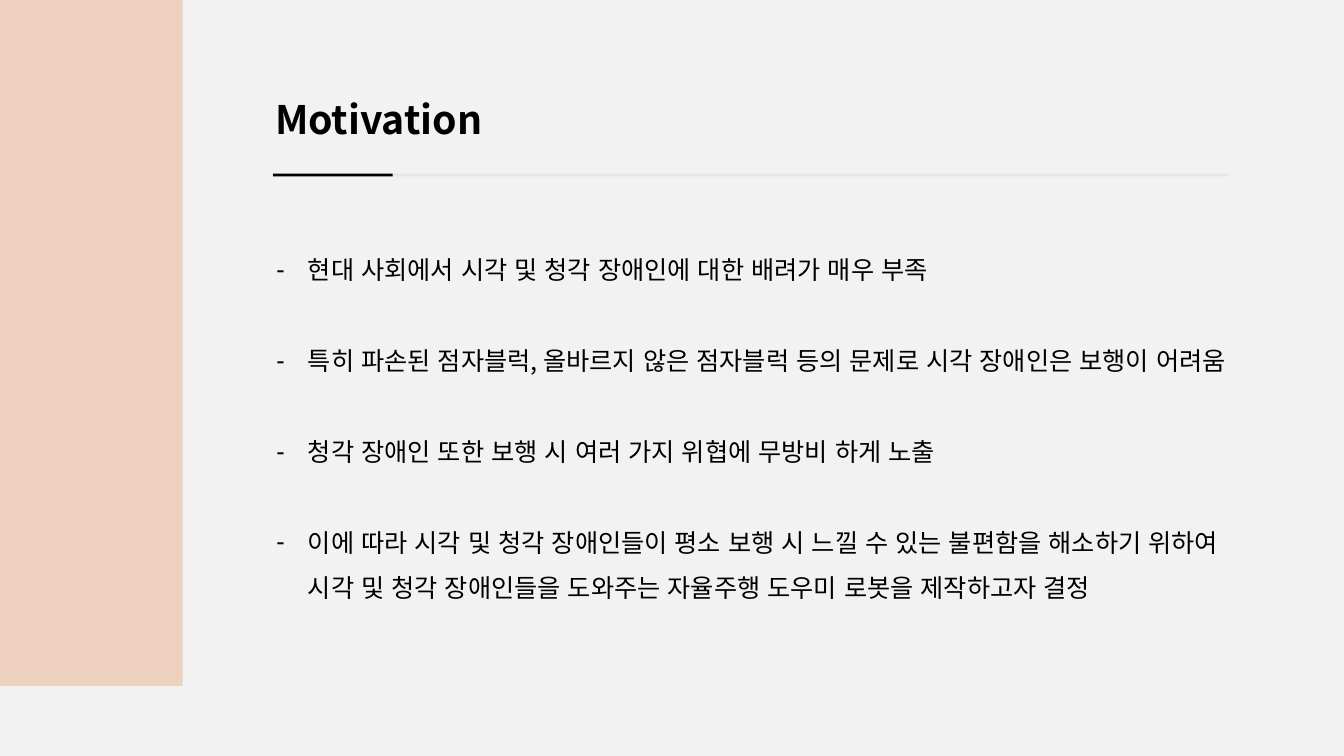
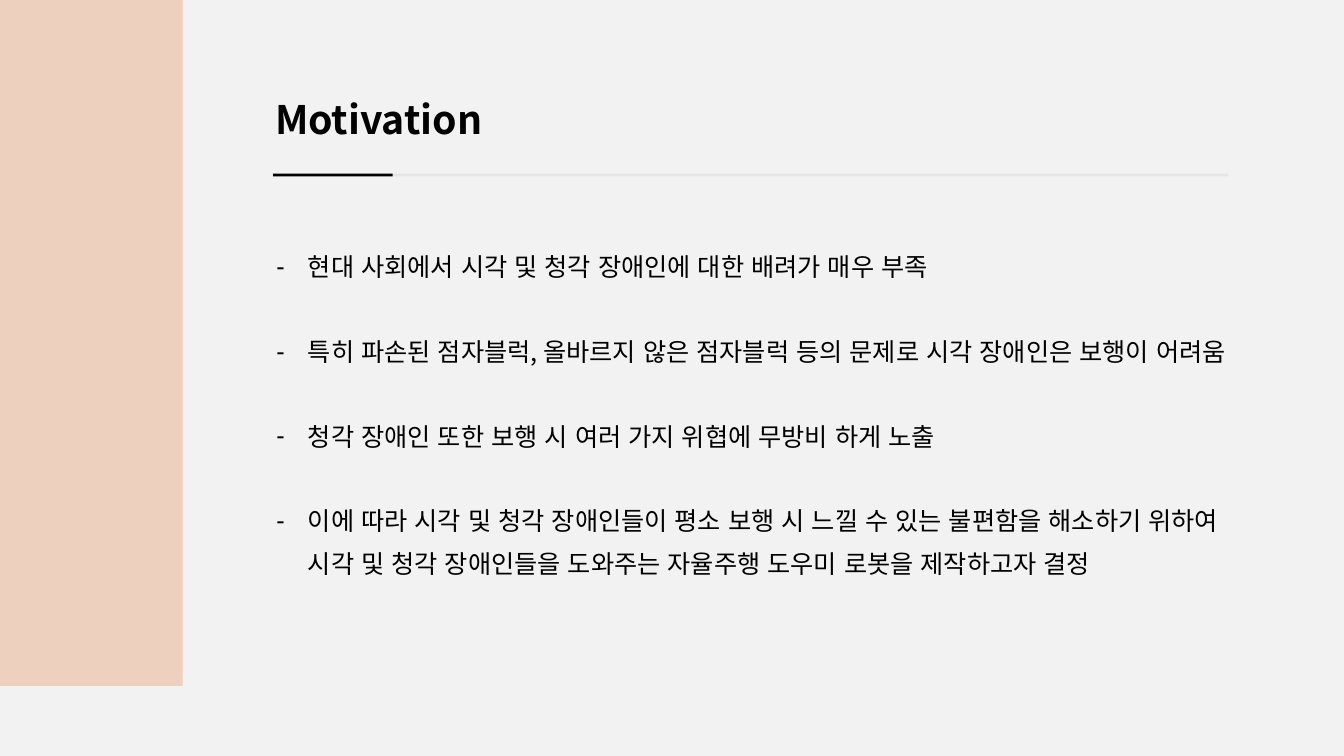
Before and after one commit to jsotouto/ICARUS, a slide deck: slide 2 of 경북과고 ICARUS 통합 PPT.pptx. Drawn at 1344x756 pixels with LibreOffice and Linux fonts; fonts in the diff are those of the drawing. Boxes give left, top, right and bottom in pixels: in the first picture for what was removed or moved away, otherwise in the second. Text is boxed around its words. In the diff, an @@ line names an element or a change of style, - is before the commit and + after.

```diff
--- a/경북과고 ICARUS 통합 PPT.pptx
+++ b/경북과고 ICARUS 통합 PPT.pptx
@@ text "현대 사회에서 시각 및 청각 ..." at (308,255,1226,575): line spacing 1.5 to 1.4 @@
```
Also in this commit, not shown: 2 other slides changed, 6 slides added.
